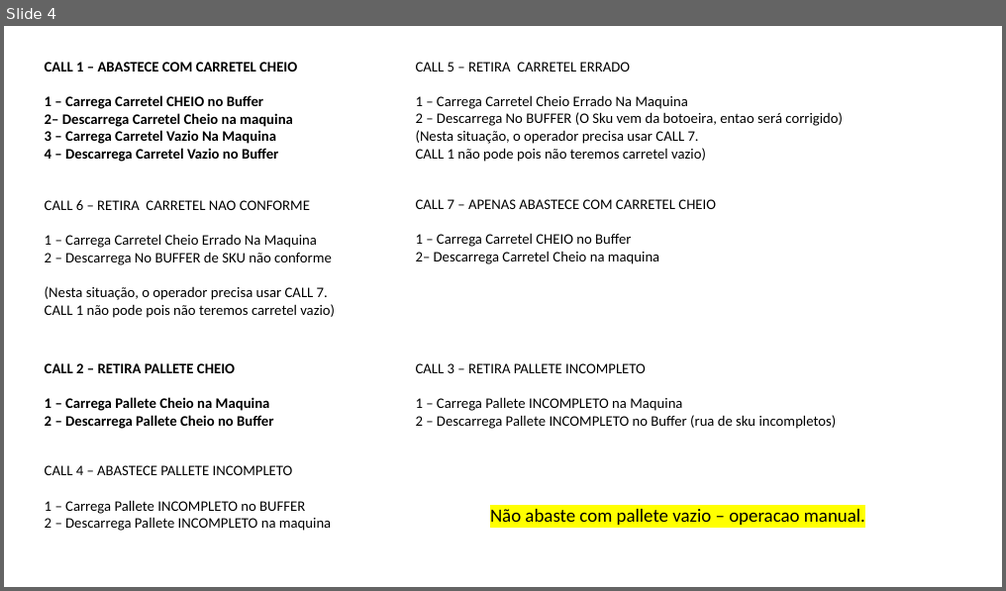
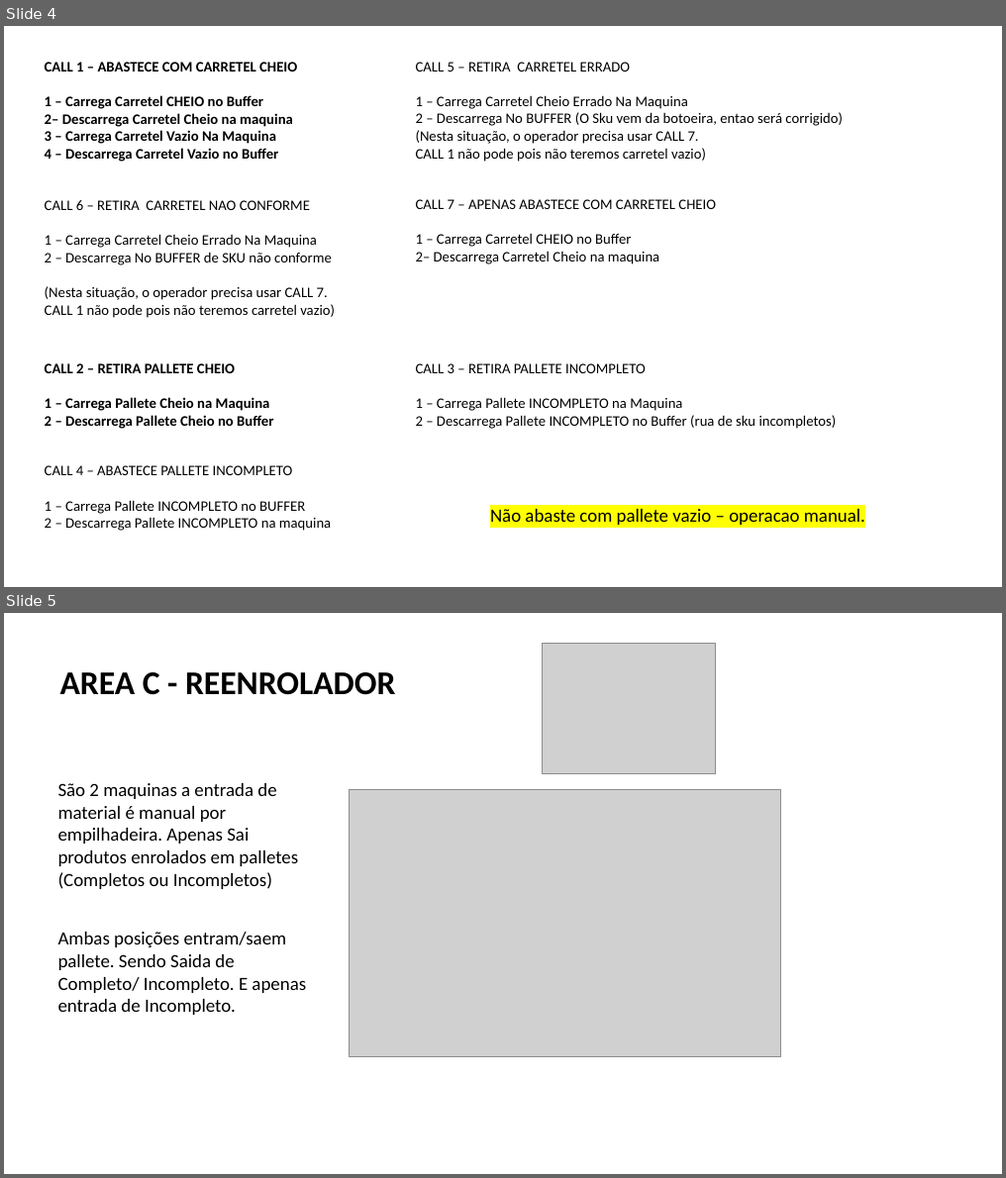
Before and after one commit to fdmartins/tunkers-warehouse-manager, a slide deck: docs/PROCESSO DETALHADO FABIO.pptx. Shown one above the other, each under a label of ours: slide 4 before the commit, slides 4 and 5 after it. The pictures are 1006x591 and 1006x1178 pixels, drawn with LibreOffice and Linux fonts; fonts in the diff are those of the drawing; grey boxes stand for pictures. Boxes give left, top, right and bottom in pixels: in the first picture for what was removed or moved away, otherwise in the second. Text is boxed around its words. In the diff, an @@ line names an element or a change of style, - is before the commit and + after.

Commit message:
testado em automatico - REENROLADOR - SPIDER - BARRICA - CAPA CAPA

```diff
--- a/docs/PROCESSO DETALHADO FABIO.pptx
+++ b/docs/PROCESSO DETALHADO FABIO.pptx
@@ slide 5 added at [4,613,1002,1174], background #FFFFFF @@
@@ picture added at [543,643,716,774] @@
@@ text added at [60,672,395,695], 32 pt, text #000000, bold @@
+AREA C - REENROLADOR
@@ text added at [58,783,298,889], 18 pt, text #000000 @@
+São 2 maquinas a entrada de material é manual por empilhadeira. Apenas Sai produtos enrolados em palletes (Completos ou Incompletos)
@@ picture added at [350,789,781,1057] @@
@@ text added at [58,932,306,1015], 18 pt, text #000000 @@
+Ambas posições entram/saem pallete. Sendo Saida de Completo/ Incompleto. E apenas entrada de Incompleto.
```
Also in this commit, not shown: 14 other slides added, 59 other files.
